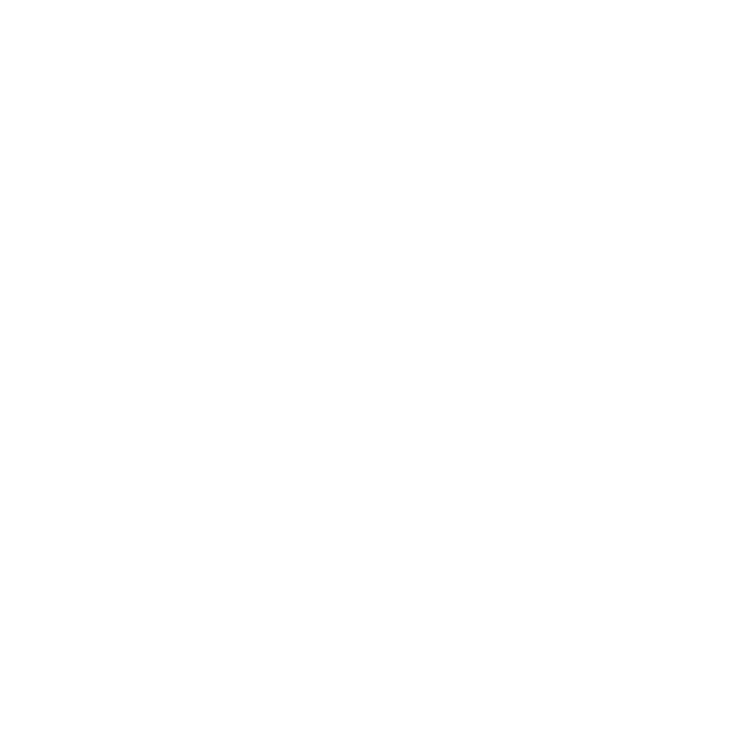
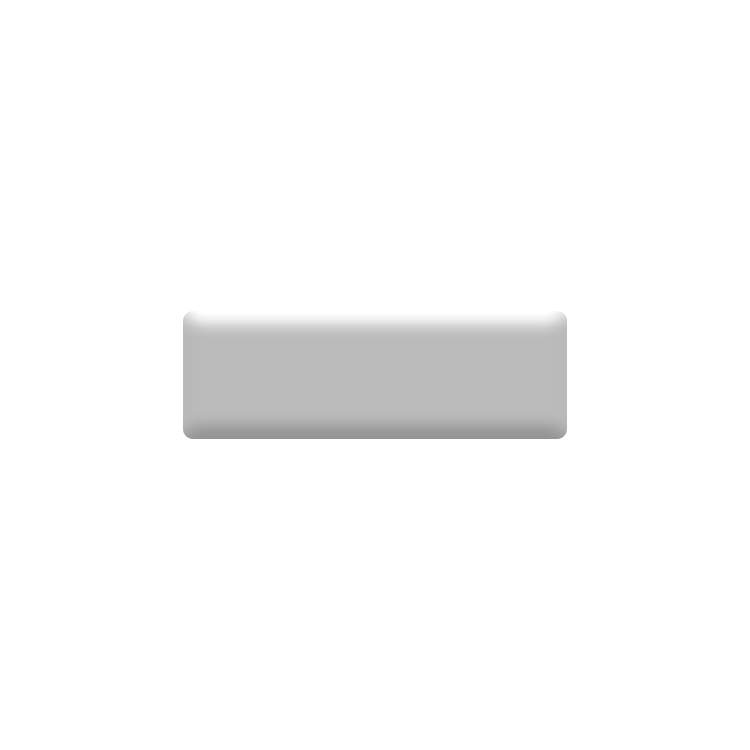
Revision of a layered (750, 750) image; what changed, layer by layer:
added layer "SquareButton" above "CircleButton" over left=183, top=311, right=567, bottom=439
